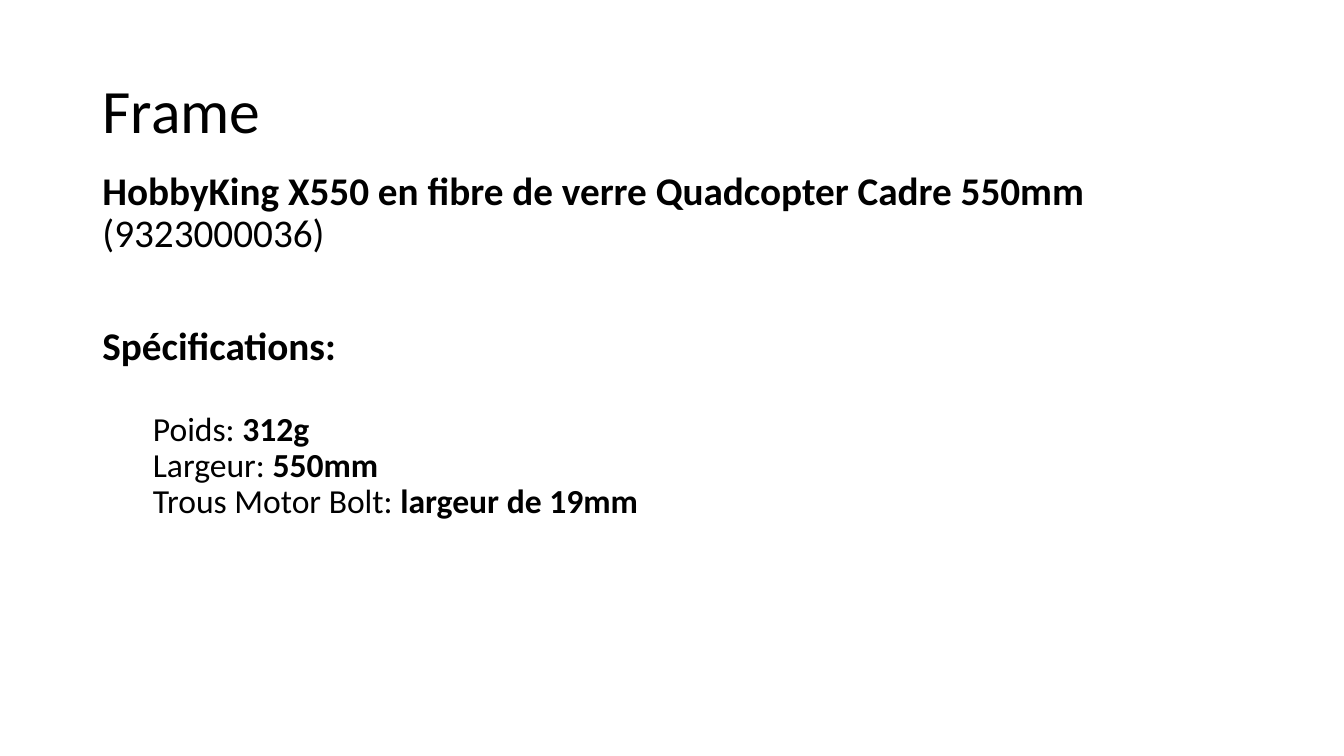
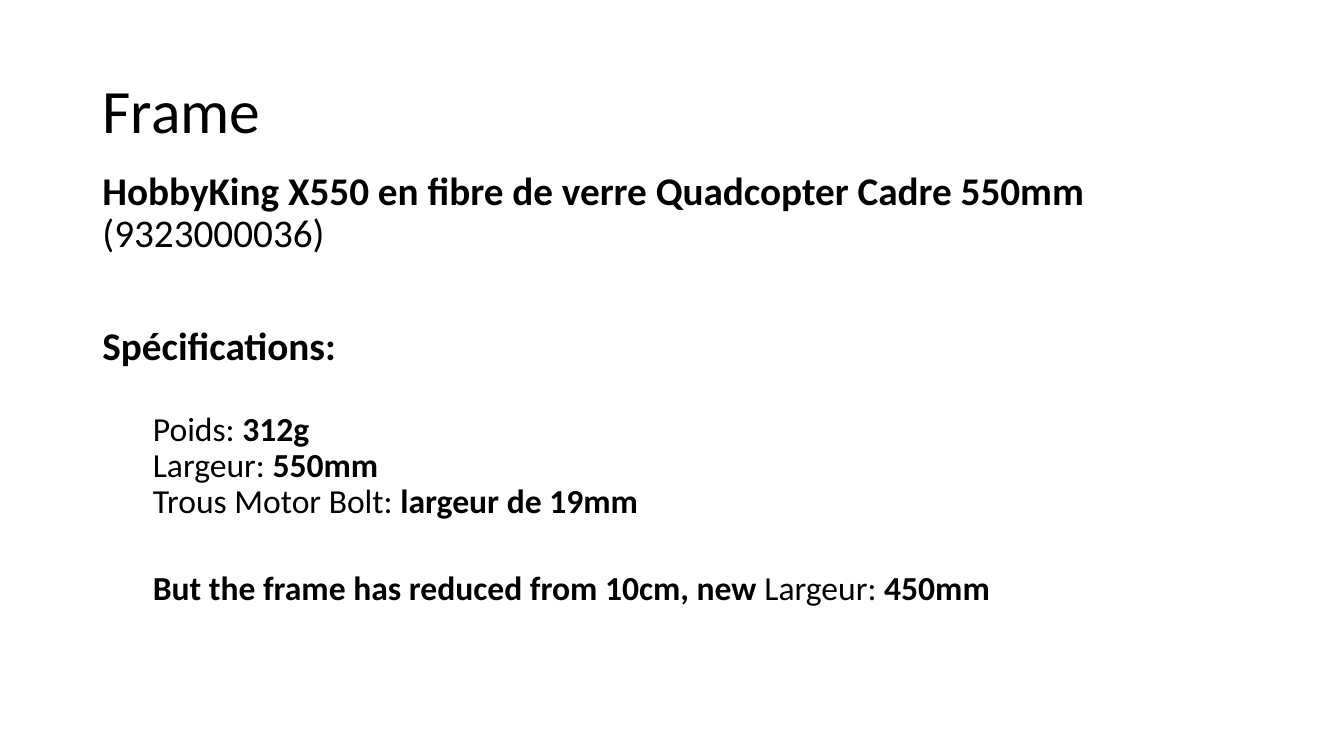
Before and after one commit to RobotEdh/RobotMicroControl, a slide deck: slide 20 of libraries/Diagramm Drone.pptx. Drawn at 1344x756 pixels with LibreOffice and Linux fonts; fonts in the diff are those of the drawing. Boxes give left, top, right and bottom in pixels: in the first picture for what was removed or moved away, otherwise in the second. Text is boxed around its words. In the diff, an @@ line names an element or a change of style, - is before the commit and + after.

```diff
--- a/libraries/Diagramm Drone.pptx
+++ b/libraries/Diagramm Drone.pptx
@@ text at [153,576,990,606]: paragraph added @@
+  But the frame has reduced from 10cm, new Largeur: 450mm
```
Also in this commit, not shown: 3 other slides changed, 1 slide added, 1 slide removed, 1 other file.
